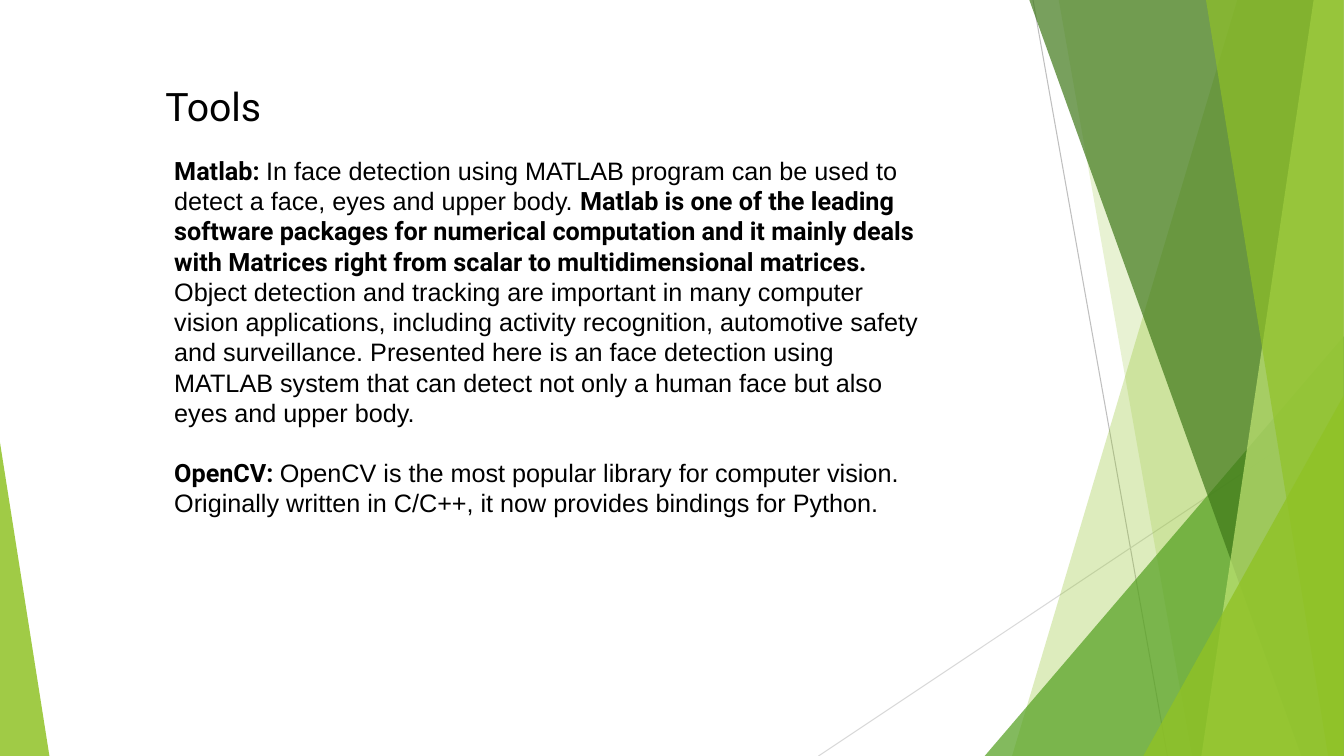
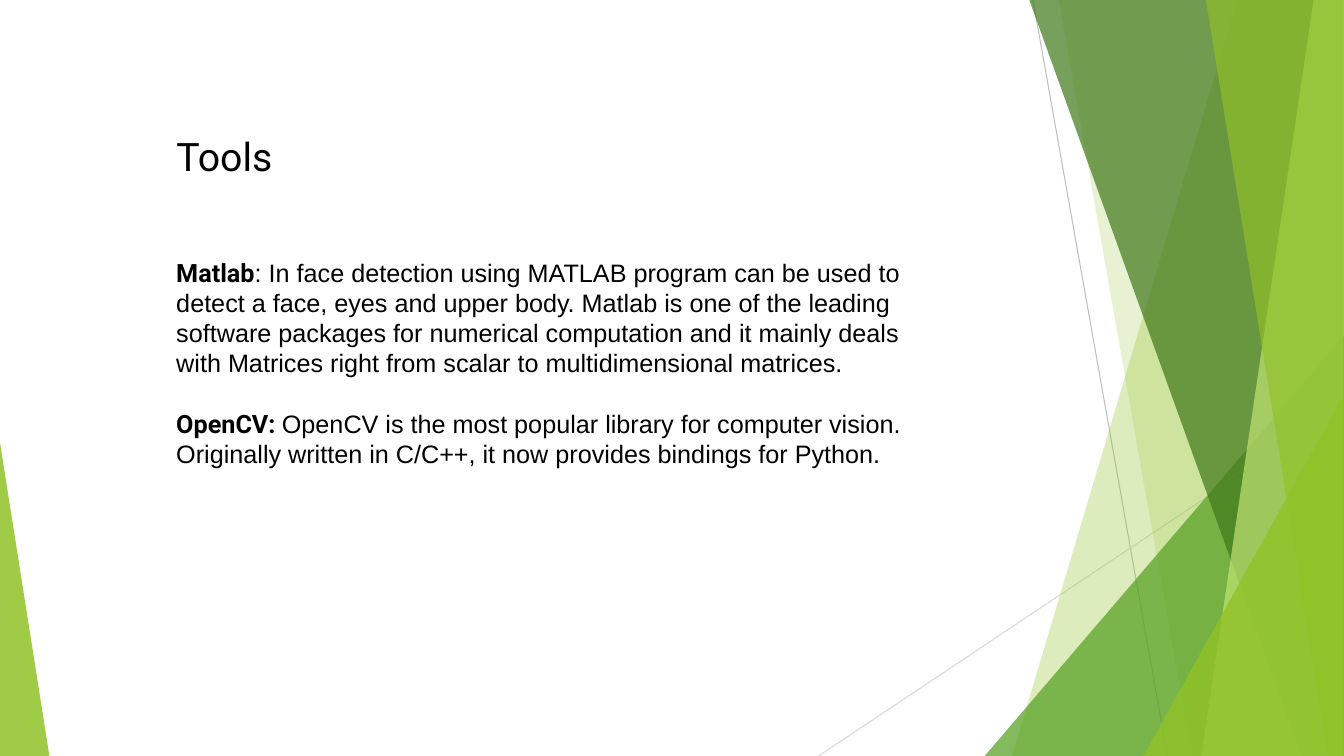
Before and after one commit to rajatdb/Face-Recognition-Slides-Using-LaTex, a slide deck: slide 16 of Face Recognition.pptx. Drawn at 1344x756 pixels with LibreOffice and Linux fonts; fonts in the diff are those of the drawing. Boxes give left, top, right and bottom in pixels: in the first picture for what was removed or moved away, otherwise in the second. Text is boxed around its words. In the diff, an @@ line names an element or a change of style, - is before the commit and + after.

```diff
--- a/Face Recognition.pptx
+++ b/Face Recognition.pptx
@@ title "Tools": place and size @@
-title "Tools" at [165,91,261,122]
+title "Tools" at [176,141,272,172]
@@ text "Matlab: In face detection using ...": place and size @@
-text "Matlab: In face detection using ..." at [174,161,917,518]
+text "Matlab: In face detection using ..." at [176,263,900,469]
@@ text at [176,263,900,378]: text changed @@
-Matlab: In face detection using MATLAB program can be used to detect a face, eyes and upper body. Matlab is one of the leading software packages for numerical computation and it mainly deals with Matrices right from scalar to multidimensional matrices. Object detection and tracking are important in many computer vision applications, including activity recognition, automotive safety and surveillance. Presented here is an face detection using MATLAB system that can detect not only a human face but also eyes and upper body.
+Matlab: In face detection using MATLAB program can be used to detect a face, eyes and upper body. Matlab is one of the leading software packages for numerical computation and it mainly deals with Matrices right from scalar to multidimensional matrices.
```
Also in this commit, not shown: 2 other slides changed, 5 other files.
